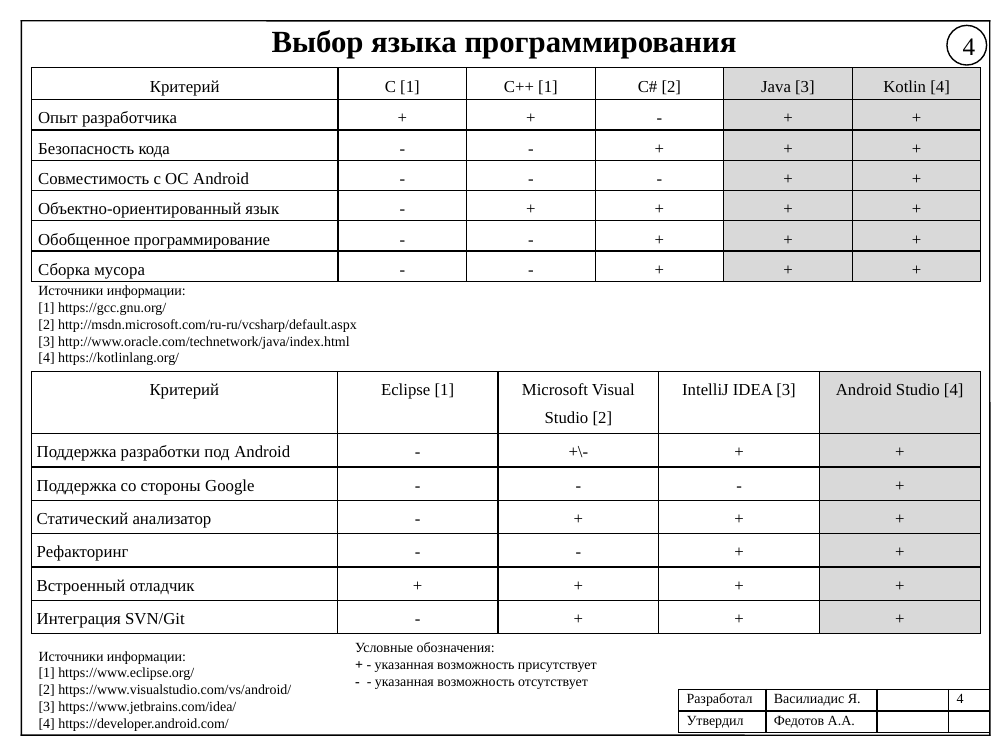
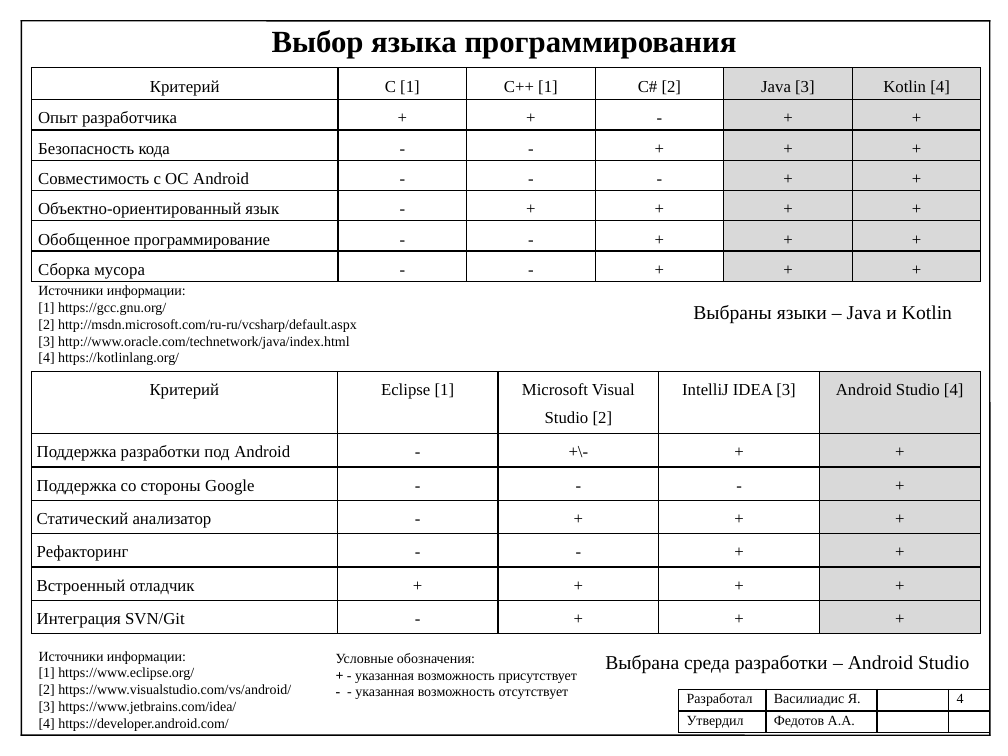
Before and after one commit to helllynx/my_pain, a slide deck: slide 4 of Document/FINAL/Презентация_Василиадис.pptx. Drawn at 1008x756 pixels with LibreOffice and Linux fonts; fonts in the diff are those of the drawing. Boxes give left, top, right and bottom in pixels: in the first picture for what was removed or moved away, otherwise in the second. Text is boxed around its words. In the diff, an @@ line names an element or a change of style, - is before the commit and + after.

```diff
--- a/Document/FINAL/Презентация_Василиадис.pptx
+++ b/Document/FINAL/Презентация_Василиадис.pptx
@@ ellipse removed at [947, 25, 986, 65] @@
-4
@@ text added at [693, 305, 952, 324], 14 pt, text #000000 @@
+Выбраны языки – Java и Kotlin
@@ text "Условные обозначения:": place and size @@
-text "Условные обозначения:" at [355, 642, 597, 689]
+text "Условные обозначения:" at [336, 653, 577, 699]
@@ text added at [605, 655, 969, 674], 14 pt, text #000000 @@
+Выбрана среда разработки – Android Studio
```
Also in this commit, not shown: 9 other slides changed, 14 other files.
